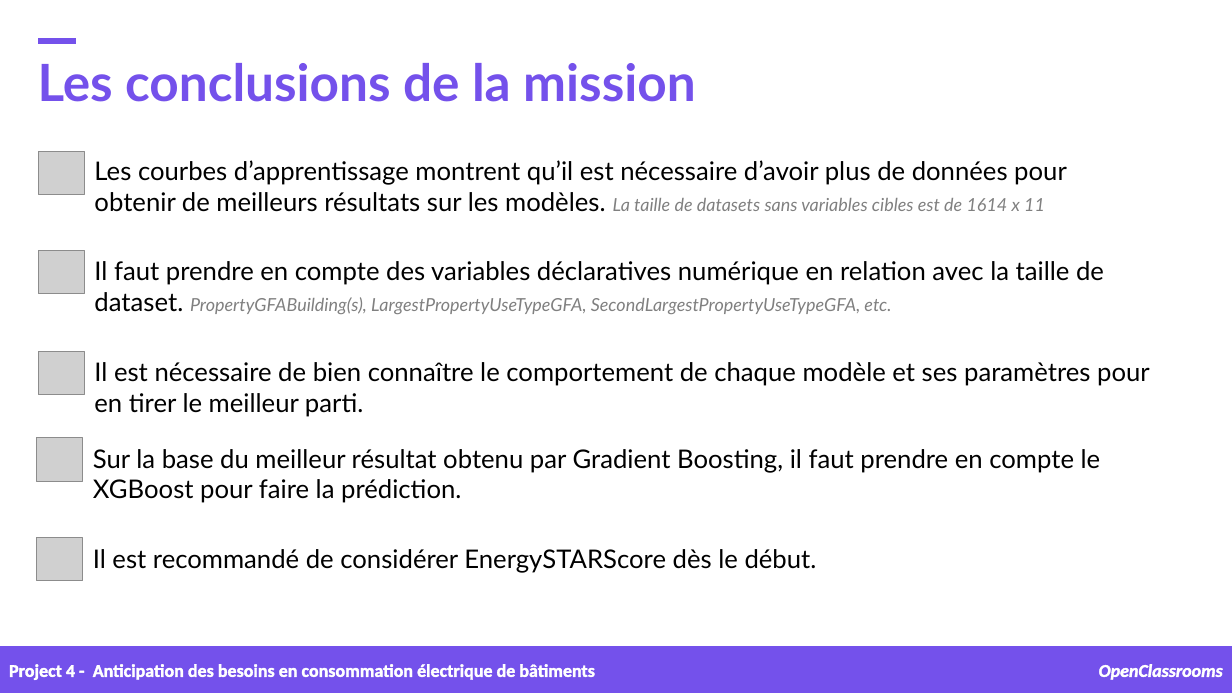
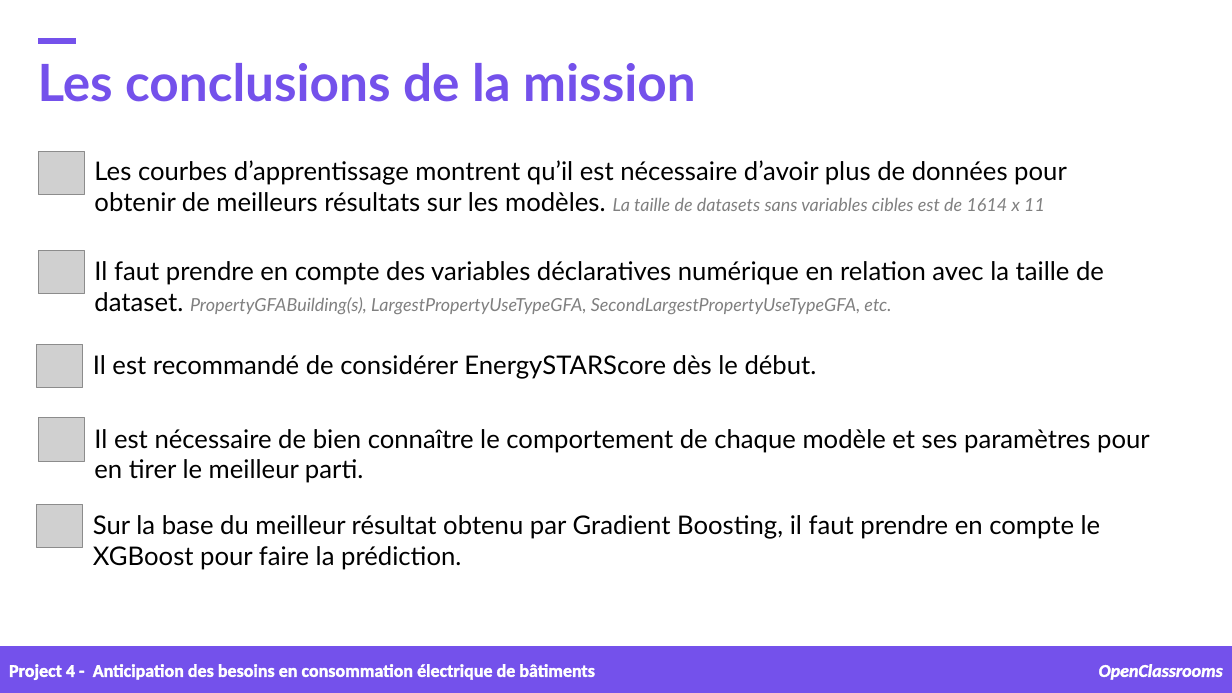
Before and after one commit to samirhinojosa/OC-P4-consumption-needs-of-buildings, a slide deck: slide 47 of supports/P4_presentation v1.pptx (slide 46 before the commit). Drawn at 1232x693 pixels with LibreOffice and Linux fonts; fonts in the diff are those of the drawing; grey boxes stand for pictures; background and template pictures are left out. Boxes give left, top, right and bottom in pixels: in the first picture for what was removed or moved away, otherwise in the second. Text is boxed around its words. In the diff, an @@ line names an element or a change of style, - is before the commit and + after.

```diff
--- a/supports/P4_presentation v1.pptx
+++ b/supports/P4_presentation v1.pptx
@@ picture: place and size @@
-picture at (37,538,83,581)
+picture at (37,344,83,387)
@@ text "Il est recommandé de considérer ...": place and size @@
-text "Il est recommandé de considérer ..." at (93,549,817,573)
+text "Il est recommandé de considérer ..." at (93,355,817,379)
@@ 2 pictures, 2 texts: place and size @@
-2 pictures, 2 texts at (37,352,1150,503)
+2 pictures, 2 texts at (37,418,1150,570)
```
Also in this commit, not shown: 11 other slides changed, 1 slide added, 4 other files.
